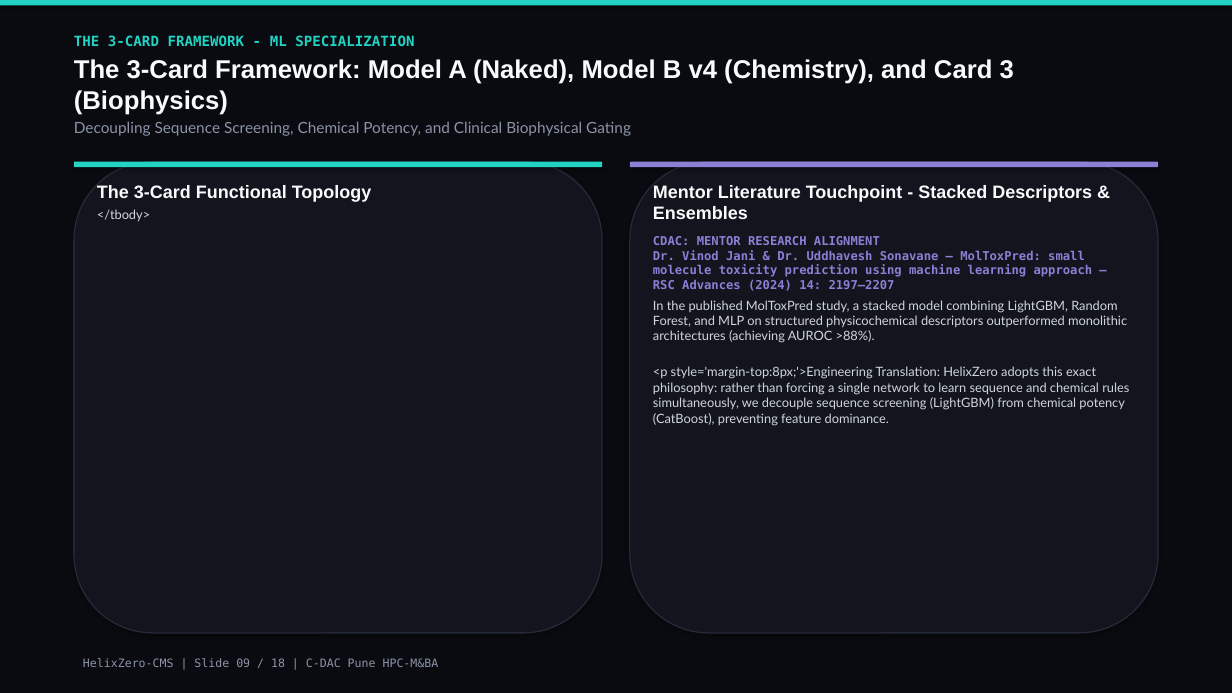
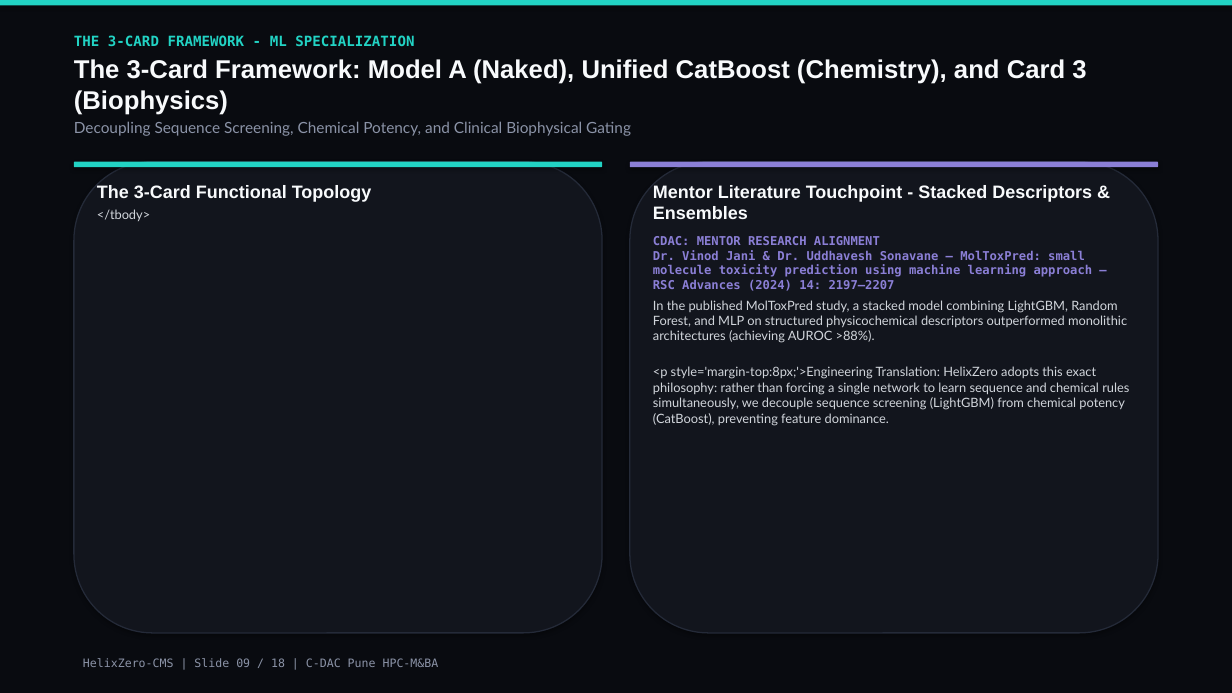
Before and after one commit to nitinjadhav888/Helixzerocms-CDAC, a slide deck: slide 9 of Paper/HelixZero_Software_Presentation.pptx. Drawn at 1232x693 pixels with LibreOffice and Linux fonts; fonts in the diff are those of the drawing. Boxes give left, top, right and bottom in pixels: in the first picture for what was removed or moved away, otherwise in the second. Text is boxed around its words. In the diff, an @@ line names an element or a change of style, - is before the commit and + after.

Commit message:
feat(unified-model): deploy retrained dose-aware CatBoost, update UI dropdowns, verified benchmarks and presentation suite

```diff
--- a/Paper/HelixZero_Software_Presentation.pptx
+++ b/Paper/HelixZero_Software_Presentation.pptx
@@ text at (74,59,1086,115): text changed @@
-The 3-Card Framework: Model A (Naked), Model B v4 (Chemistry), and Card 3 (Biophysics)
+The 3-Card Framework: Model A (Naked), Unified CatBoost (Chemistry), and Card 3 (Biophysics)
```
Also in this commit, not shown: 9 other slides changed, 41 other files.
